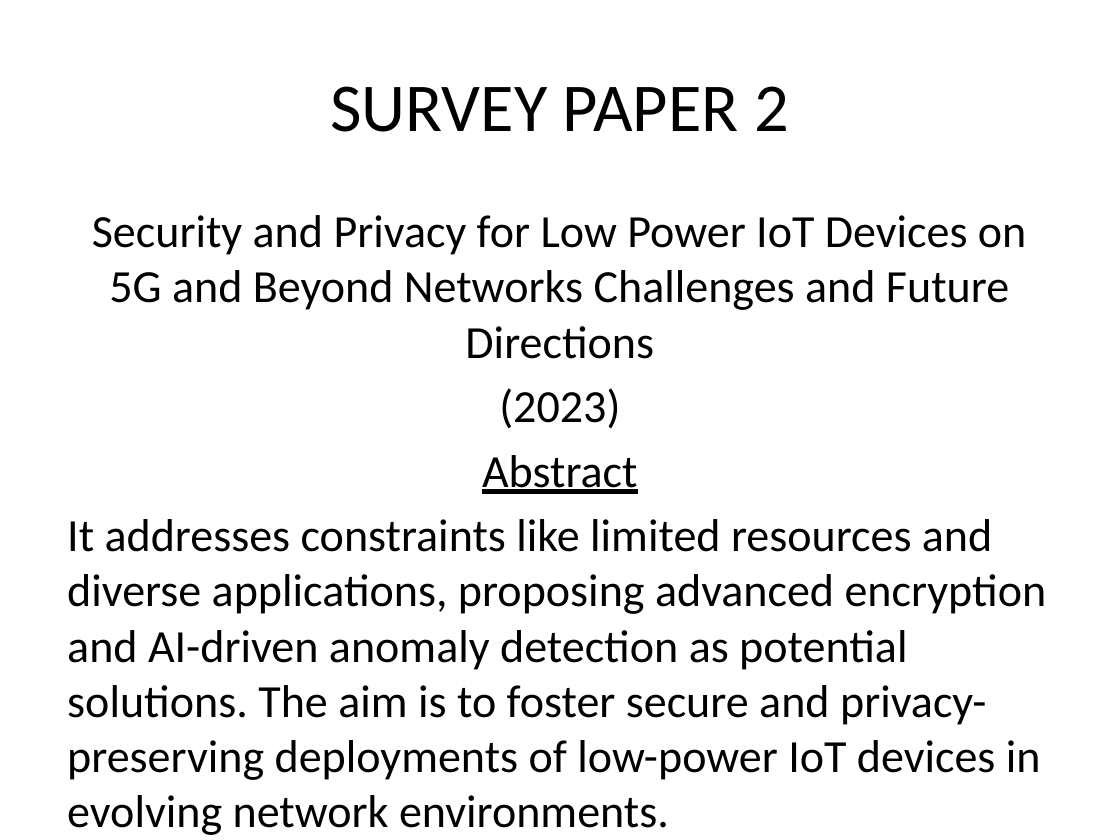
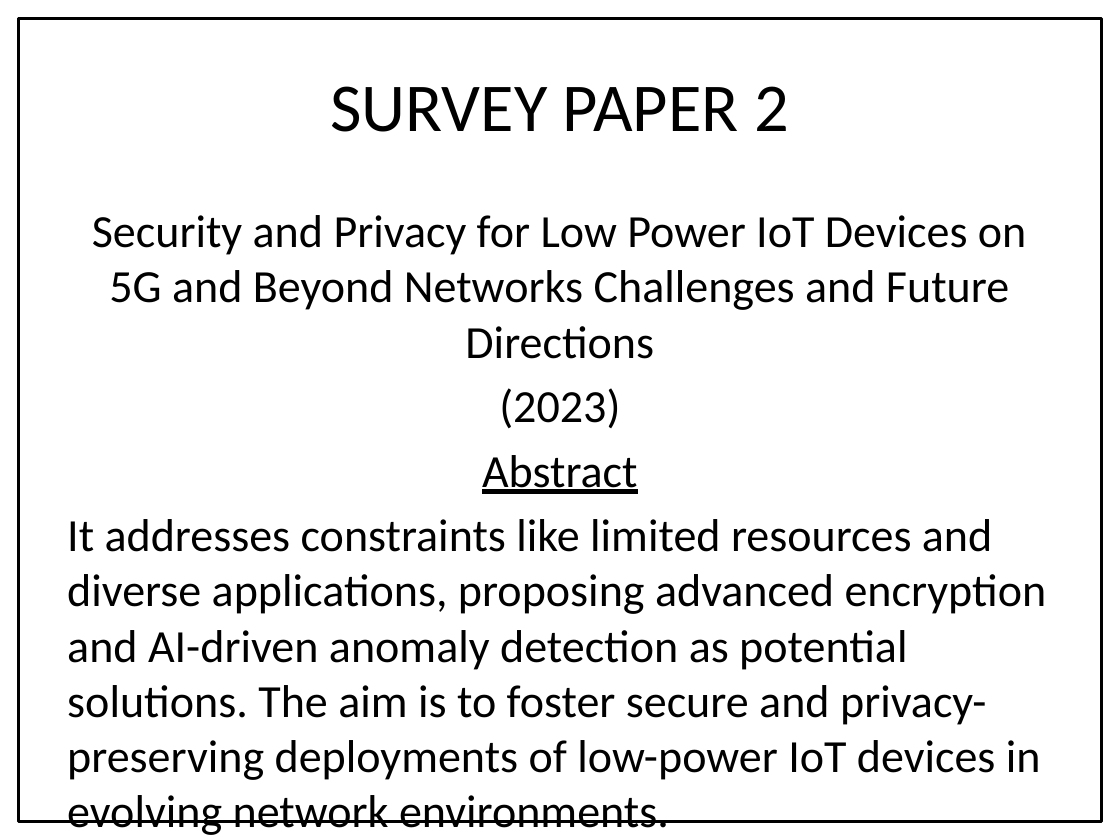
Before and after one commit to Renegadez518/IotSecurityProj, a slide deck: slide 10 of IOTProjreview ppt.pptx. Drawn at 1120x840 pixels with LibreOffice and Linux fonts; fonts in the diff are those of the drawing. Boxes give left, top, right and bottom in pixels: in the first picture for what was removed or moved away, otherwise in the second. Text is boxed around its words. In the diff, an @@ line names an element or a change of style, - is before the commit and + after.

```diff
--- a/IOTProjreview ppt.pptx
+++ b/IOTProjreview ppt.pptx
@@ rectangle added at box(19, 19, 1102, 822), outline #000000 2 pt @@
```
Also in this commit, not shown: 8 other slides changed, 6 slides added.
